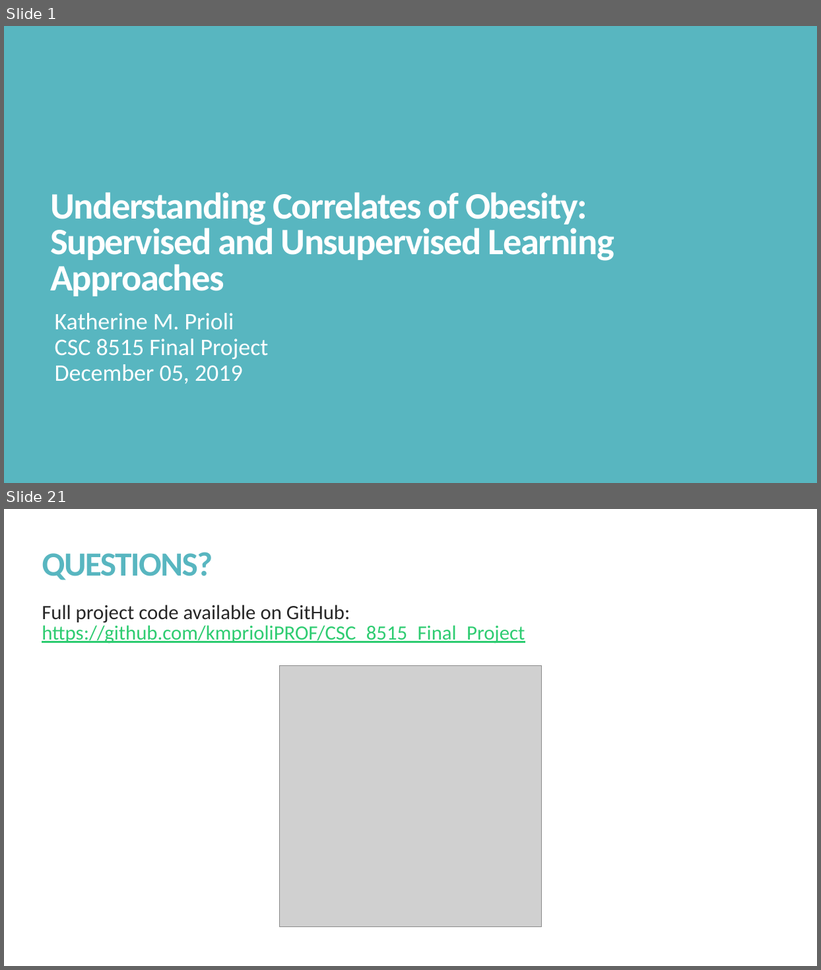
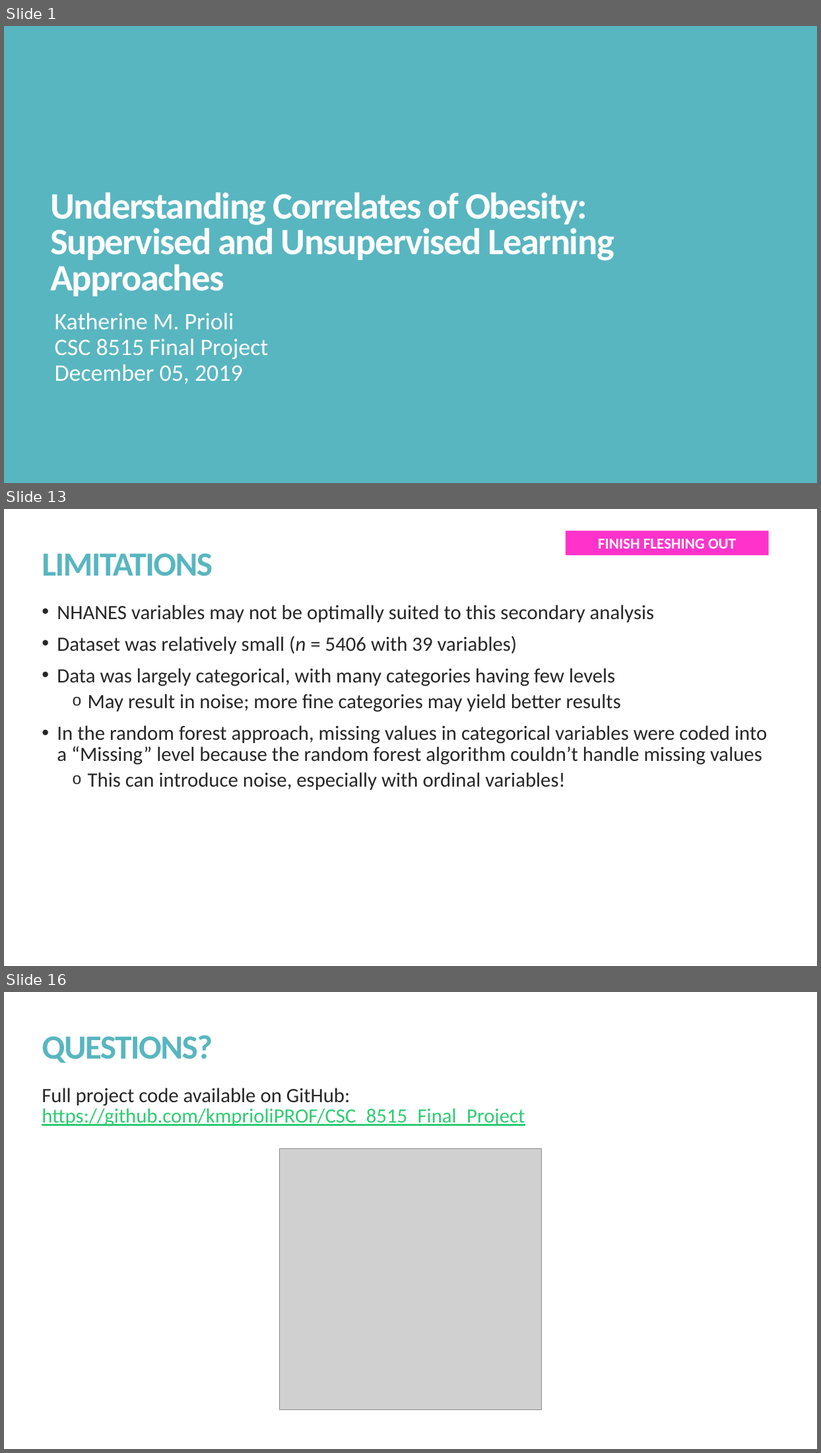
Before and after one commit to kmprioliPROF/CSC_8515_Final_Project, a slide deck: presentation/Prioli_presentation.pptx. Shown one above the other, each under a label of ours: slides 1 and 21 before the commit, slides 1, 13 and 16 after it; the slides between them are not shown. The pictures are 821x970 and 821x1453 pixels, drawn with LibreOffice and Linux fonts; fonts in the diff are those of the drawing; grey boxes stand for pictures. Boxes give left, top, right and bottom in pixels: in the first picture for what was removed or moved away, otherwise in the second. Text is boxed around its words. In the diff, an @@ line names an element or a change of style, - is before the commit and + after.

```diff
--- a/presentation/Prioli_presentation.pptx
+++ b/presentation/Prioli_presentation.pptx
@@ slide 13 added at [4, 509, 817, 966], background #FFFFFF @@
@@ rectangle added at [566, 531, 769, 555], fill #FF33CC, 18 pt, text #FFFFFF, bold @@
+FINISH FLESHING OUT
@@ title added at [42, 553, 213, 576], 40 pt, text #58B6C0, bold @@
+LIMITATIONS
@@ text added at [57, 605, 767, 790], 24 pt, text #262626 @@
+• NHANES variables may not be optimally suited to this secondary analysis
+• Dataset was relatively small (n = 5406 with 39 variables)
+• Data was largely categorical, with many categories having few levels
+  o May result in noise; more fine categories may yield better results
+• In the random forest approach, missing values in categorical variables were coded into a “Missing” level because the random forest algorithm couldn’t handle missing values
+  o This can introduce noise, especially with ordinal variables!
@@ what was slide 21 is now slide 16 @@
```
Also in this commit, not shown: 3 slides changed, 10 other slides added, 16 slides removed.
